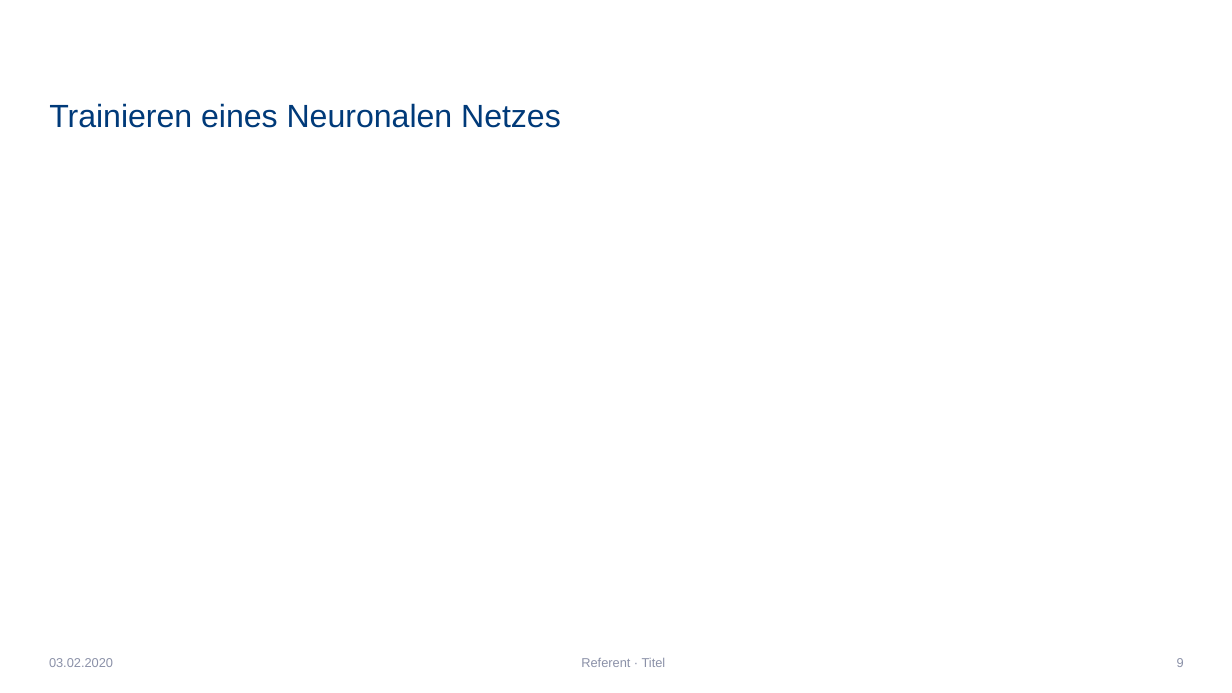
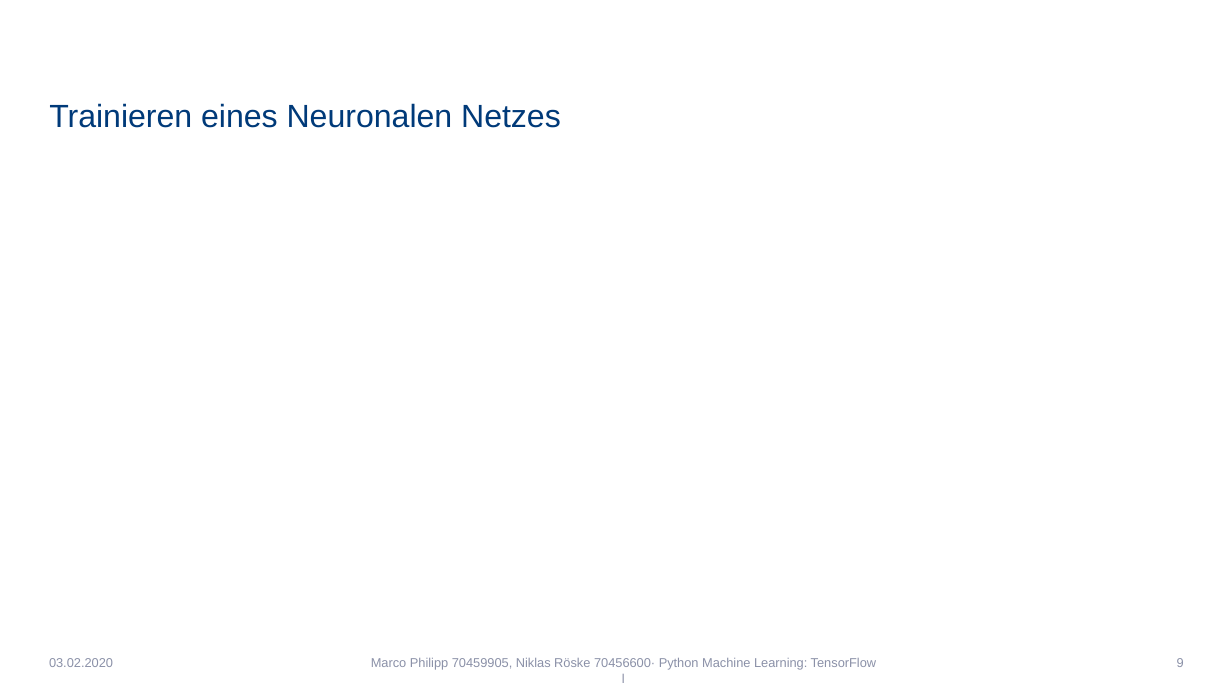
Before and after one commit to Niklas1997Git/Seminar, a slide deck: slide 9 of SeminarPräsentation.pptx. Drawn at 1232x693 pixels with LibreOffice and Linux fonts; fonts in the diff are those of the drawing; background and template pictures are left out. Boxes give left, top, right and bottom in pixels: in the first picture for what was removed or moved away, otherwise in the second. Text is boxed around its words. In the diff, an @@ line names an element or a change of style, - is before the commit and + after.

```diff
--- a/SeminarPräsentation.pptx
+++ b/SeminarPräsentation.pptx
@@ text at (371,658,876,683): text changed @@
-Referent · Titel
+Marco Philipp 70459905, Niklas Röske 70456600· Python Machine Learning: TensorFlow
+l
```
Also in this commit, not shown: 15 other slides changed, 1 slide removed.
